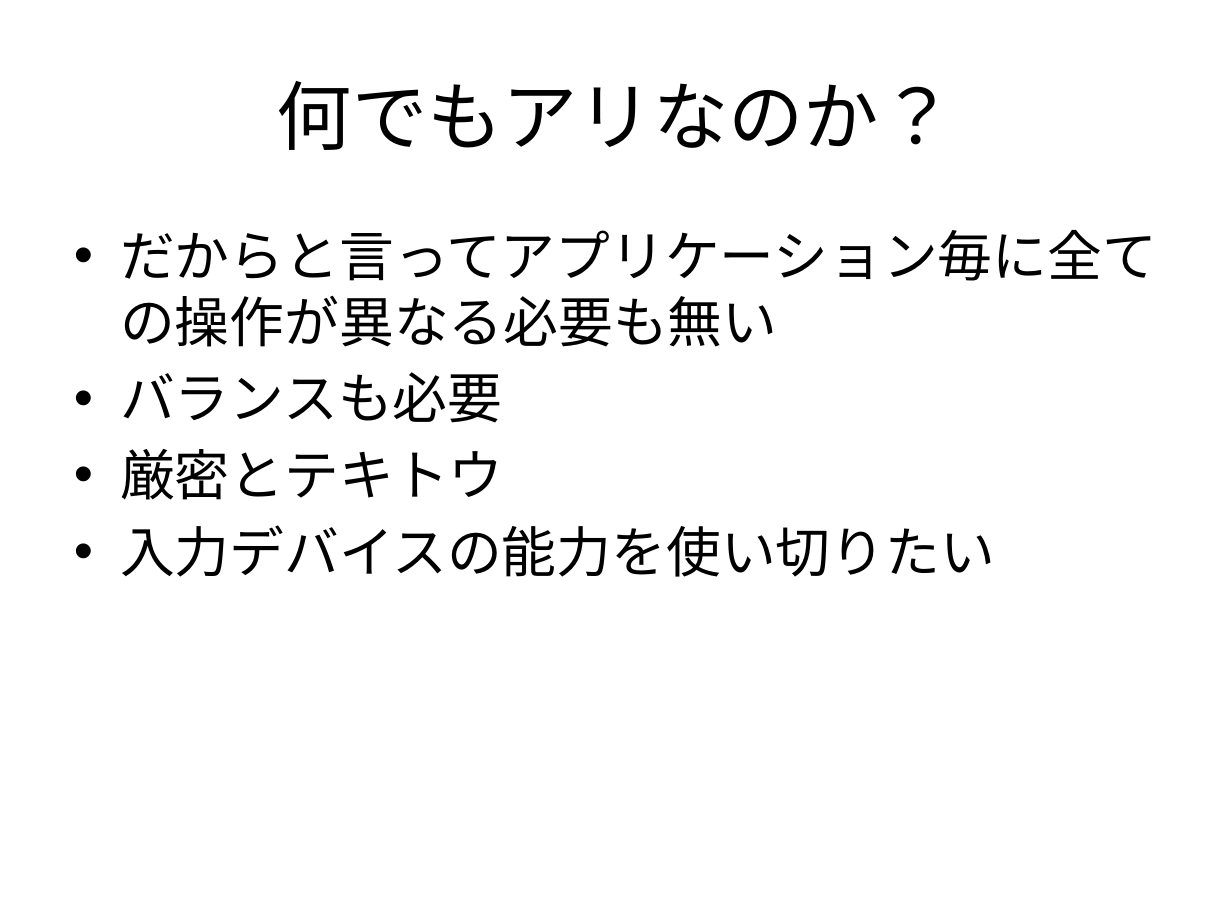
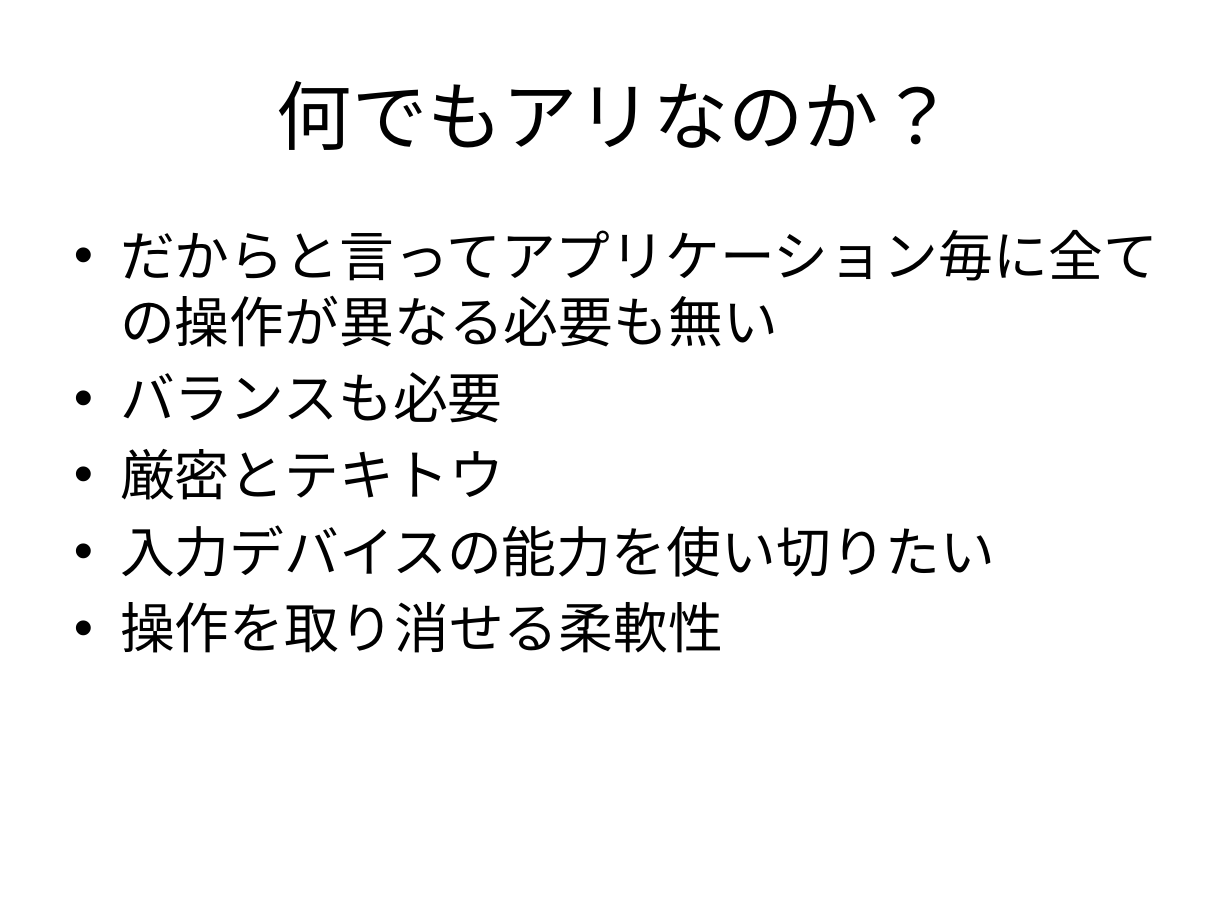
Before and after one commit to hirakuni45/glfw3_app, a slide deck: slide 20 of glfw3_app/docs/GLFW3_OpenGL_GUI.pptx. Drawn at 1232x924 pixels with LibreOffice and Linux fonts; fonts in the diff are those of the drawing. Boxes give left, top, right and bottom in pixels: in the first picture for what was removed or moved away, otherwise in the second. Text is boxed around its words. In the diff, an @@ line names an element or a change of style, - is before the commit and + after.

```diff
--- a/glfw3_app/docs/GLFW3_OpenGL_GUI.pptx
+++ b/glfw3_app/docs/GLFW3_OpenGL_GUI.pptx
@@ text at box(120, 602, 723, 653): paragraph added @@
+• 操作を取り消せる柔軟性
```
Also in this commit, not shown: 3 other slides changed.
